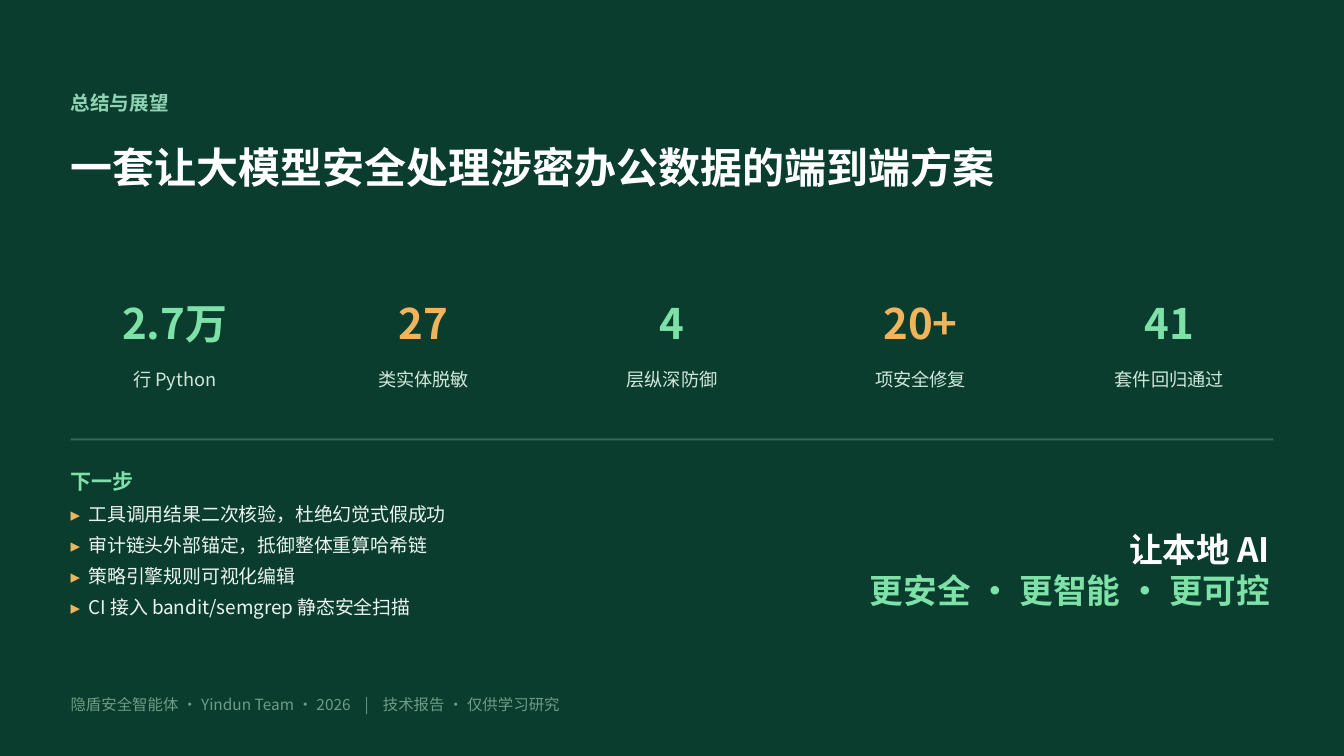
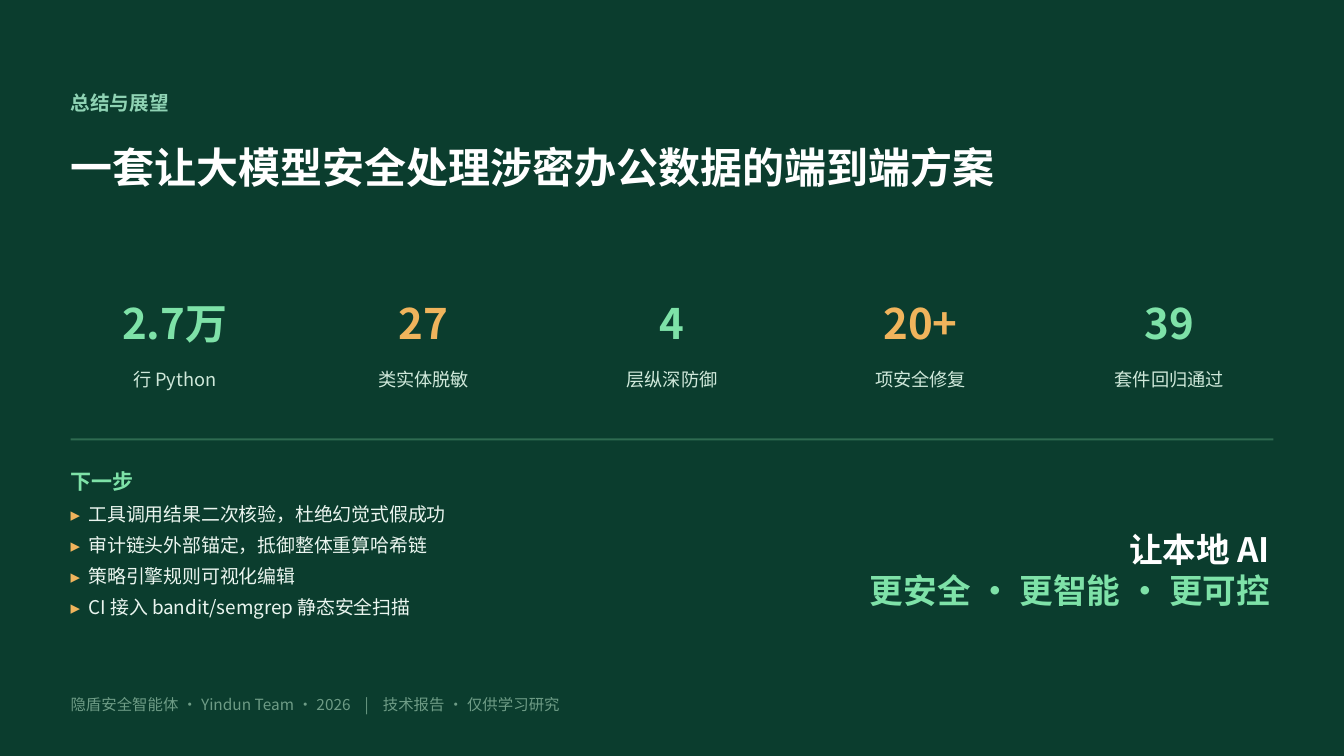
Before and after one commit to Andysun06/yindun-agent, a slide deck: slide 21 of docs/隐盾安全智能体_项目汇报.pptx. Drawn at 1344x756 pixels with LibreOffice and Linux fonts; fonts in the diff are those of the drawing. Boxes give left, top, right and bottom in pixels: in the first picture for what was removed or moved away, otherwise in the second. Text is boxed around its words. In the diff, an @@ line names an element or a change of style, - is before the commit and + after.

```diff
--- a/docs/隐盾安全智能体_项目汇报.pptx
+++ b/docs/隐盾安全智能体_项目汇报.pptx
@@ text at (1144,307,1194,340): text changed @@
-41
+39
```
Also in this commit, not shown: 1 other slide changed, 3 other files.
